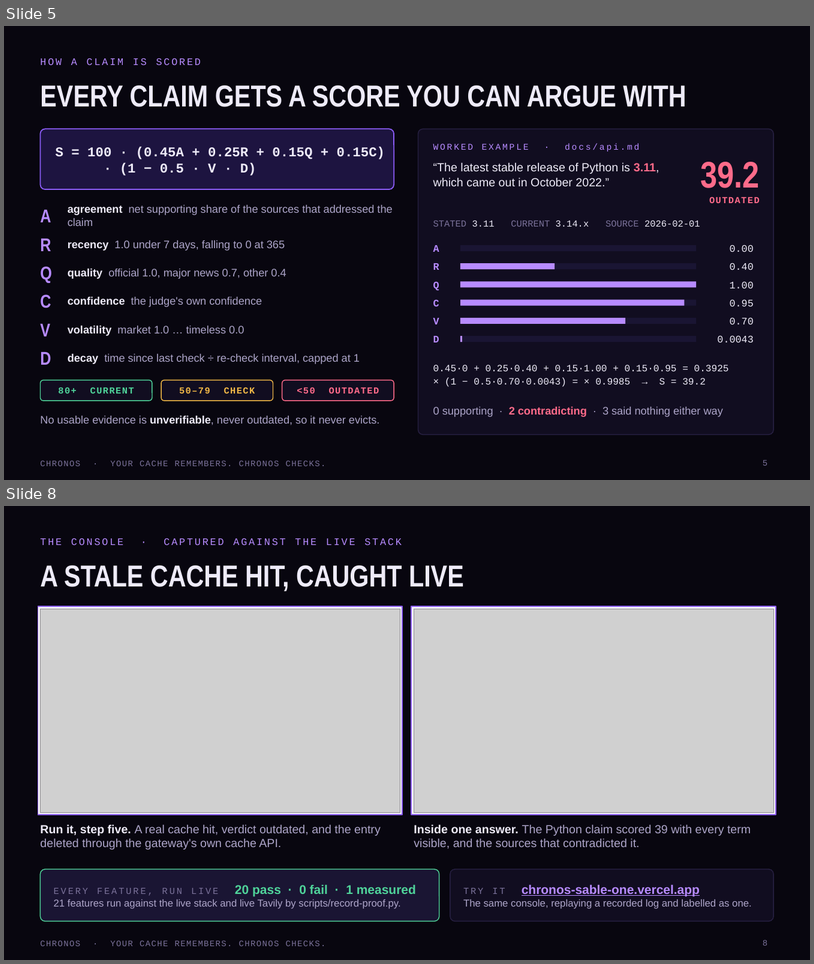
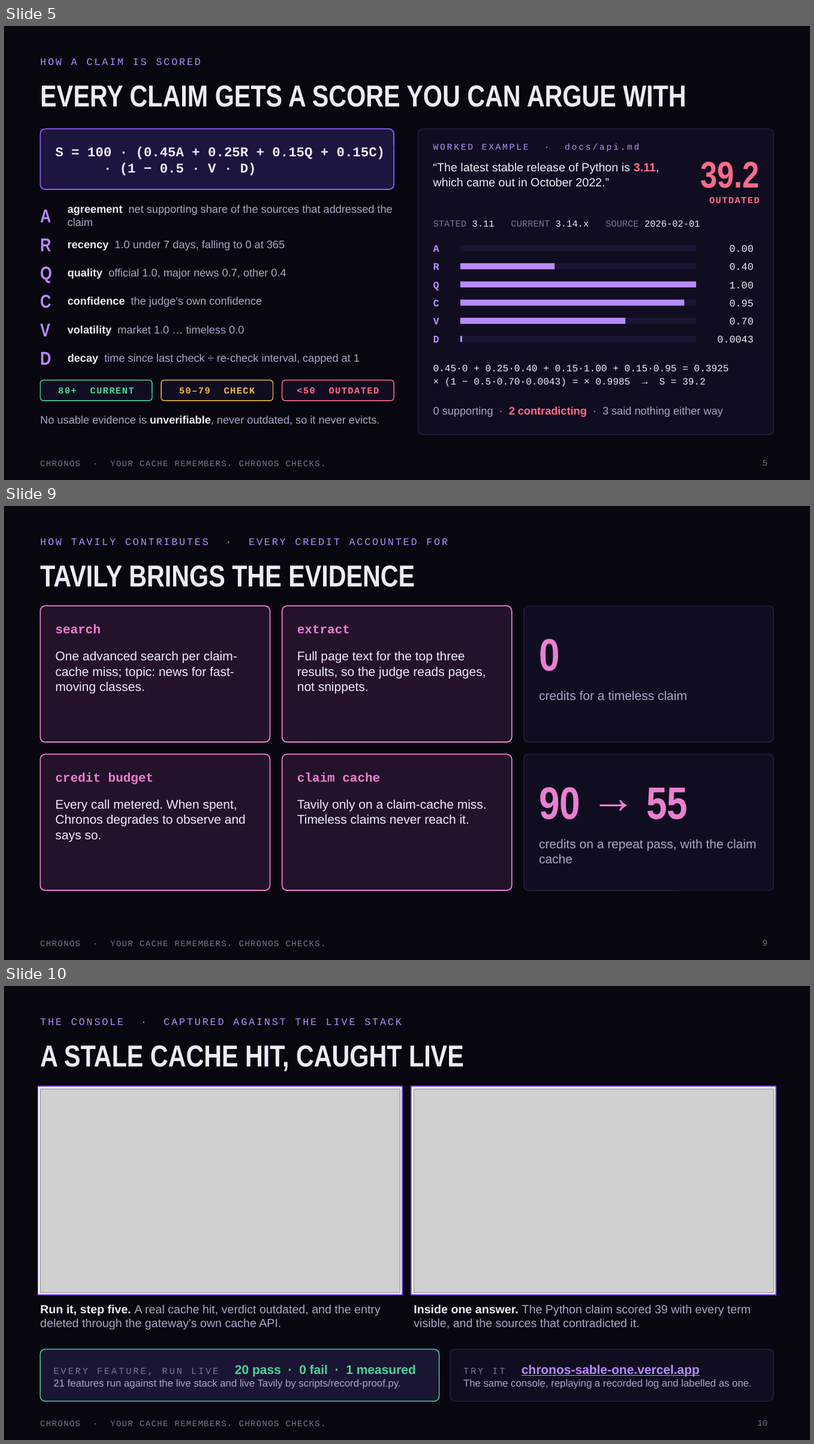
Before and after one commit to devprashant19/Chronos, a slide deck: docs/Chronos-deck.pptx. Shown one above the other, each under a label of ours: slides 5 and 8 before the commit, slides 5, 9 and 10 after it; the slides between them are not shown. The pictures are 814x964 and 814x1444 pixels, drawn with LibreOffice and Linux fonts; fonts in the diff are those of the drawing; grey boxes stand for pictures. Boxes give left, top, right and bottom in pixels: in the first picture for what was removed or moved away, otherwise in the second. Text is boxed around its words. In the diff, an @@ line names an element or a change of style, - is before the commit and + after.

```diff
--- a/docs/Chronos-deck.pptx
+++ b/docs/Chronos-deck.pptx
@@ slide 9 added at (4, 506, 810, 960), background #08060F; not listed: 1 template element that a slide beside it also shows @@
@@ text added at (40, 538, 448, 545), 12 pt, text #B78BFF @@
+HOW TAVILY CONTRIBUTES · EVERY CREDIT ACCOUNTED FOR
@@ title added at (40, 565, 415, 587), 36 pt, text #EEEBF8, bold @@
+TAVILY BRINGS THE EVIDENCE
@@ rounded rectangle added at (40, 606, 270, 742), fill #24112A, outline #E980CF 1.25 pt @@
@@ rounded rectangle added at (282, 606, 512, 742), fill #24112A, outline #E980CF 1.25 pt @@
@@ rounded rectangle added at (524, 606, 774, 742), fill #110D20, outline #272042 1 pt @@
@@ text added at (56, 625, 101, 633), 15 pt, text #E980CF, bold @@
+search
@@ text added at (297, 625, 350, 633), 15 pt, text #E980CF, bold @@
+extract
@@ text added at (539, 639, 560, 671), 54 pt, text #E980CF, bold @@
+0
@@ text added at (56, 651, 237, 693), 15 pt, text #EEEBF8 @@
+One advanced search per claim-cache miss; topic: news for fast-moving classes.
@@ text added at (297, 651, 486, 693), 15 pt, text #EEEBF8 @@
+Full page text for the top three results, so the judge reads pages, not snippets.
@@ text added at (539, 691, 687, 700), 15 pt, text #ADA5C9 @@
+credits for a timeless claim
@@ rounded rectangle added at (40, 754, 270, 890), fill #24112A, outline #E980CF 1.25 pt @@
@@ rounded rectangle added at (282, 754, 512, 890), fill #24112A, outline #E980CF 1.25 pt @@
@@ rounded rectangle added at (524, 754, 774, 890), fill #110D20, outline #272042 1 pt @@
@@ text added at (56, 772, 154, 784), 15 pt, text #E980CF, bold @@
+credit budget
@@ text added at (297, 772, 380, 781), 15 pt, text #E980CF, bold @@
+claim cache
@@ text added at (539, 787, 688, 819), 54 pt, text #E980CF, bold @@
+90 → 55
@@ text added at (56, 799, 246, 841), 15 pt, text #EEEBF8 @@
+Every call metered. When spent, Chronos degrades to observe and says so.
@@ text added at (297, 799, 487, 823), 15 pt, text #EEEBF8 @@
+Tavily only on a claim-cache miss. Timeless claims never reach it.
@@ text added at (539, 839, 757, 863), 15 pt, text #ADA5C9 @@
+credits on a repeat pass, with the claim cache
@@ page number added at (763, 940, 768, 945), 10 pt, text #7A7199 @@
+9
@@ what was slide 8 is now slide 10 @@
@@ page number at (758, 1419, 768, 1425): text changed @@
-8
+10
```
Also in this commit, not shown: 5 slides changed, 2 other slides added, 2 other files.
